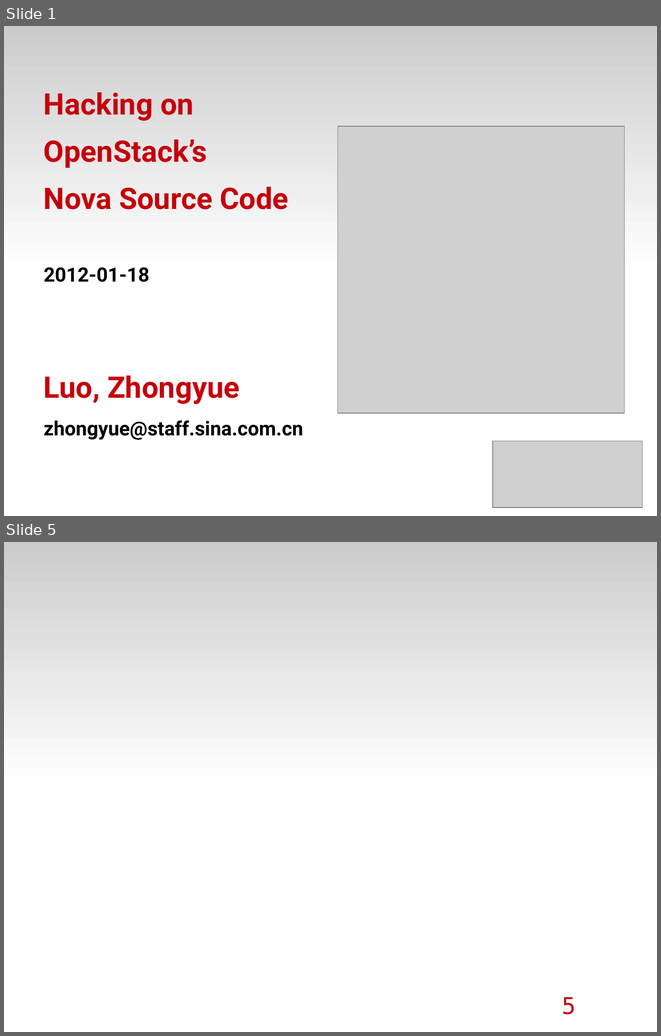
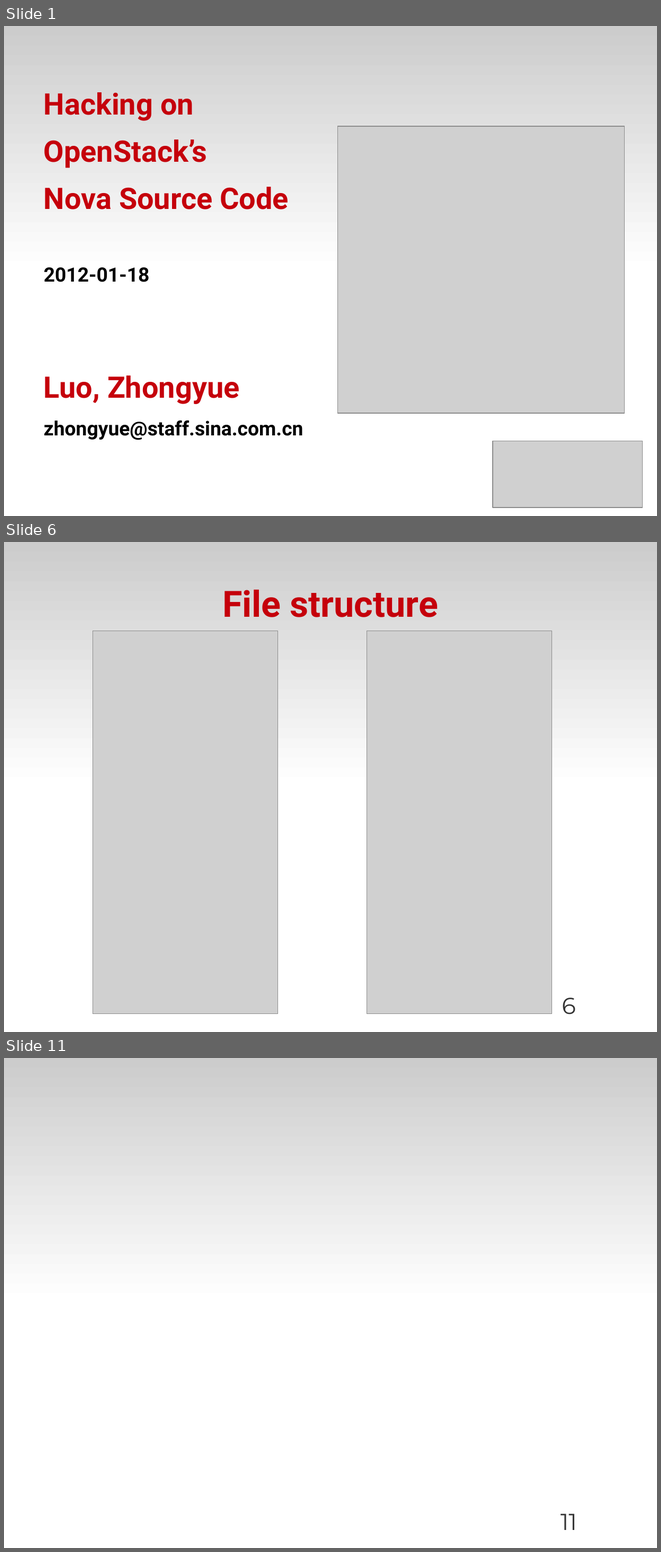
Before and after one commit to zyluo/talk-COSUG-2012, a slide deck: COSUG-2012.odp. Shown one above the other, each under a label of ours: slides 1 and 5 before the commit, slides 1, 6 and 11 after it; the slides between them are not shown. The pictures are 661x1036 and 661x1552 pixels, drawn with LibreOffice and Linux fonts; fonts in the diff are those of the drawing; grey boxes stand for pictures; background and template pictures are left out. Boxes give left, top, right and bottom in pixels: in the first picture for what was removed or moved away, otherwise in the second. Text is boxed around its words. In the diff, an @@ line names an element or a change of style, - is before the commit and + after.

Commit message:
add component structure

```diff
--- a/COSUG-2012.odp
+++ b/COSUG-2012.odp
@@ slide 6 added at [4,542,657,1032], background #FFFFFF; not listed: 1 template element that a slide beside it also shows @@
@@ title added at [222,589,438,617], 44 pt, text #C5000B, bold @@
+File structure
@@ picture added at [93,631,278,1014] @@
@@ picture added at [367,631,552,1014] @@
@@ page number added at [562,997,575,1014], 28 pt, text #333333 @@
+6
@@ what was slide 5 is now slide 11 @@
@@ page number at [560,1513,577,1530]: text changed; font DejaVu Sans Mono to Montserrat; text colour #C5000B to #333333 @@
-5
+11
```
Also in this commit, not shown: 2 slides changed, 8 other slides added, 6 slides removed.
